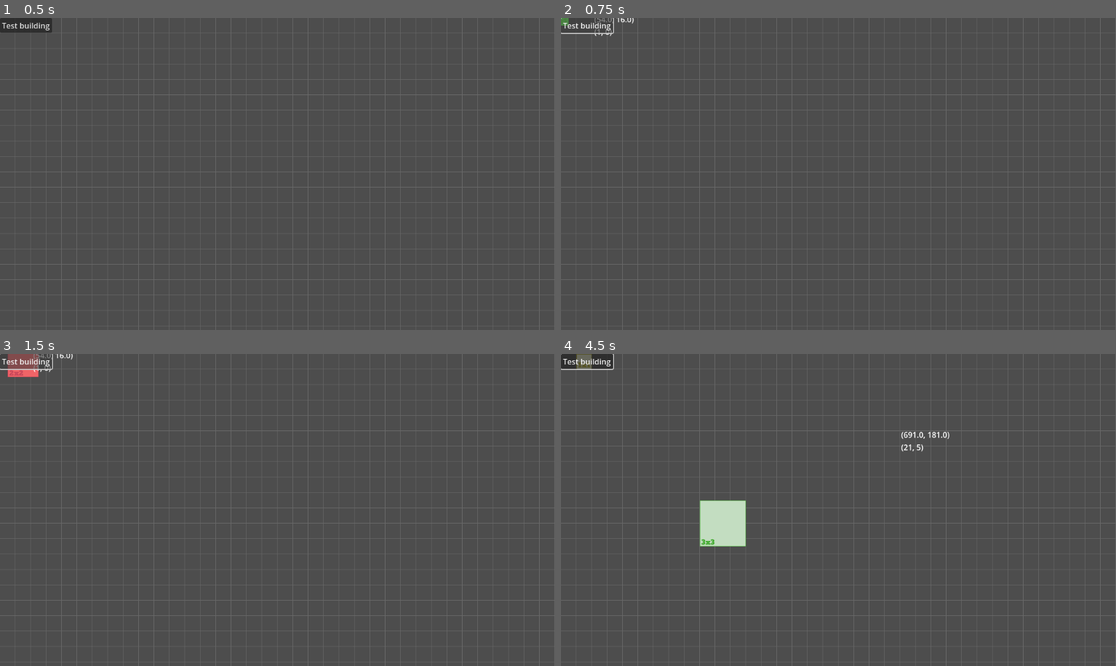
Above: before the commit, frames 1-4 (two rows, left to right).
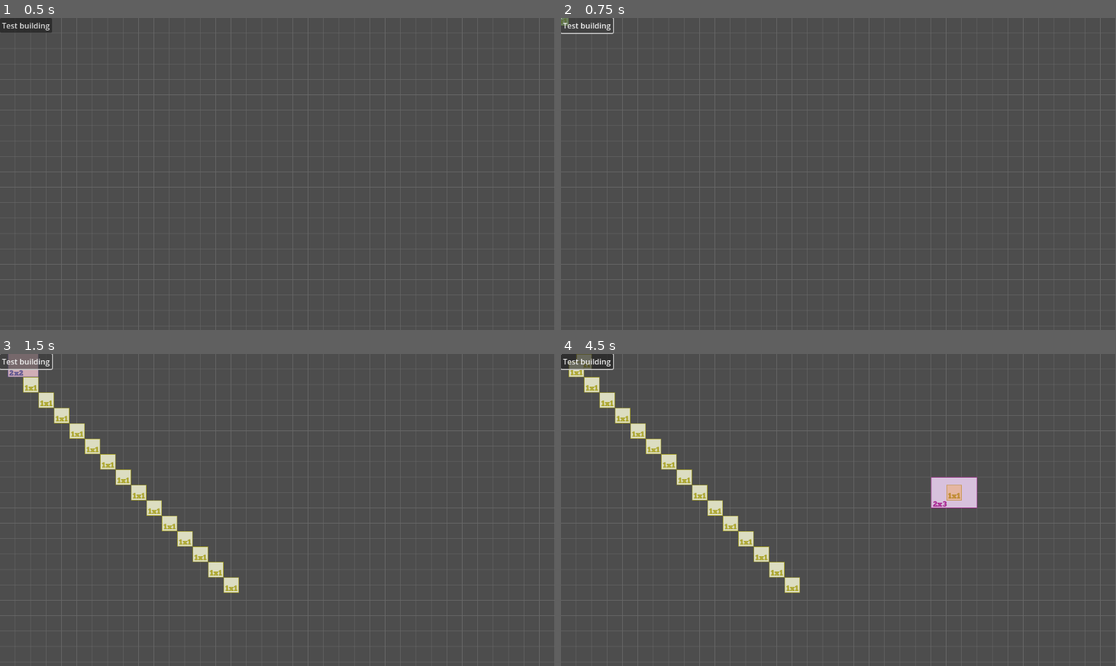
Above: after the commit, the same moments.

Repository: lacedon/western-town-sim
Game: Godot game, scene res://src/screens/game/game.tscn
Same seed, same stepped clock (60 frames per second), same inputs: the game is played once before the commit and once after it.
Inputs (mouse positions are in pixels of both pictures, inside the frame that each line leads up to):
- Up to frame 1 (0.5 s): no input
- Up to frame 2 (0.75 s): click "Test building" at 0.5 s
- Up to frame 3 (1.5 s): click "Test building" at 1.25 s
- Up to frame 4 (4.5 s): click "Test building" at 2 s; tap Enter at 2.75, 4.25 s; move the mouse to (960, 494) at 2.77 s; click (960, 494) at 2.92 s; tap Space at 3.5 s; move the mouse to (727, 525) at 3.52 s; click (727, 525) at 3.67 s; move the mouse to (894, 441) at 4.27 s; click (894, 441) at 4.42 s

Frame 1 is identical in both runs. In frame 2, less than 0.1% of the frame differs, in the area x 0-14%, y 0-6%; in frame 3, 2.4%; in frame 4, 3.9%, in the area x 1-75%, y 2-77%.

Commit message:
Add base version of chaining buildings

Diff:
--- a/src/components/builder/builder.gd
+++ b/src/components/builder/builder.gd
@@ -11,62 +11,96 @@
 @export var buildingContainer: Node
 
 @onready var buildingNode: BuildingNode = $Building
-@onready var debugLabel: Label = $Label
 
 var _isBuildingStarted: bool = false
+var _isPlacingStarted: bool = false
+var _placingStartCoordinates: Vector2 = Vector2.ZERO
 
 var _buildingIndex: int = 0
 var _buildings: Array[RBuilding] = [
-  RBuilding.new("Test-1x1", Vector2(1, 1), testBuildingTexture11),
+  RBuilding.new("Test-1x1", Vector2(1, 1), testBuildingTexture11, RBuilding.BuildingMode.chaining),
   RBuilding.new("Test-2x2", Vector2(2, 2), testBuildingTexture22),
   RBuilding.new("Test-2x3", Vector2(3, 2), testBuildingTexture23),
   RBuilding.new("Test-3x3", Vector2(3, 3), testBuildingTexture33),
 ]
 
 func _ready() -> void:
-  EventEmitter.addListener(eventConstants.START_BUILDING, toggleBuilding)
+  EventEmitter.addListener(eventConstants.START_BUILDING, startPlacingBuilding)
   buildingNode.connect(buildingNode.areaEnteredExited.get_name(), _updateBuildingColoring)
 
 func _exit_tree() -> void:
-  EventEmitter.removeListener(eventConstants.START_BUILDING, toggleBuilding)
+  EventEmitter.removeListener(eventConstants.START_BUILDING, startPlacingBuilding)
   buildingNode.disconnect(buildingNode.areaEnteredExited.get_name(), _updateBuildingColoring)
 
 func _input(event: InputEvent) -> void:
+  if !_isBuildingStarted: return
+
   if event is InputEventMouseMotion:
-    if _isBuildingStarted:
-      buildingNode.position = Vector2(
-        (floor(event.position.x / GameConfig.tileSize.x) + (0.5 if isOdd.isOdd(buildingNode.building.size.x) else 0.)) * GameConfig.tileSize.x,
-        (floor(event.position.y / GameConfig.tileSize.y) + (0.5 if isOdd.isOdd(buildingNode.building.size.y) else 0.)) * GameConfig.tileSize.y,
-      )
+    buildingNode.position = Vector2(_parseCoordinate(event.position, 0), _parseCoordinate(event.position, 1))
+  elif event is InputEventMouseButton:
+    # Start placing building
+    if event.is_pressed() && buildingNode.canBePlaced():
+      _isPlacingStarted = true
+      _placingStartCoordinates = event.position
+      # Place the first building in the chain
+      if buildingNode.building.buildingMode == RBuilding.BuildingMode.chaining:
+        placeBuilding()
+    # Mouse key is released
+    elif event.is_released():
+      # Place building and stop placing
+      if event.button_index == MOUSE_BUTTON_LEFT:
+        # Place chain of buildings
+        # TODO: Fix it. Should make a line of the buildings
+        if buildingNode.building.buildingMode == RBuilding.BuildingMode.chaining:
+          var targetX: float = _parseCoordinate(event.position, 0, false)
+          var targetY: float = _parseCoordinate(event.position, 0, false)
+          var minStepCount: int = floor(min(abs(_placingStartCoordinates.x - targetX), abs(_placingStartCoordinates.y - targetY)))
+          prints('minStepCount', minStepCount)
+          for stepIndex in range(minStepCount):
+            var placedBuilding = placeBuilding()
+            placedBuilding.position = Vector2(
+              (targetX + stepIndex) * GameConfig.tileSize.x,
+              (targetY + stepIndex) * GameConfig.tileSize.y
+            )
 
-    debugLabel.text = str(event.position) + '\n' + str(Vector2i(
-      (floor(event.position.x / GameConfig.tileSize.x)),
-      (floor(event.position.y / GameConfig.tileSize.y)),
-    ))
-    debugLabel.position = event.position + Vector2(15, -25)
-  elif event is InputEventMouseButton && event.is_pressed():
-    if _isBuildingStarted && buildingNode.canBePlaced():
-      placeBuilding()
-      toggleBuilding()
+        elif buildingNode.canBePlaced():
+          placeBuilding()
+
+        stopPlacingBuilding()
+      # Cancel placing
+      # TODO: Remove all buildings that were placed within chained placing
+      elif event.button_index == MOUSE_BUTTON_RIGHT:
+        stopPlacingBuilding()
+
+func _parseCoordinate(eventPosition: Vector2, coordinateIndex: int, shouldReturnPixels = true) -> int:
+  var tileSize: int = GameConfig.tileSize[coordinateIndex]
+  var buildingSize: int = buildingNode.building.size[coordinateIndex]
+  var tileCoordinate: float = (
+    floor(eventPosition[coordinateIndex] / tileSize) +
+    (0.5 if isOdd.isOdd(buildingSize) else 0.)
+  )
+  return tileCoordinate * tileSize if shouldReturnPixels else tileCoordinate
 
 func _updateBuildingColoring() -> void:
   buildingNode.updateColoring()
 
-func toggleBuilding() -> void:
-  if _isBuildingStarted:
-    _isBuildingStarted = false
-    buildingNode.setBuilding(null)
-    buildingNode.hide()
-    _buildingIndex = (_buildingIndex + 1) % _buildings.size()
-  else:
+func startPlacingBuilding() -> void:
     _isBuildingStarted = true
 
     var building: RBuilding = _buildings[_buildingIndex]
     buildingNode.setBuilding(building)
     buildingNode.show()
 
-func placeBuilding() -> void:
+func stopPlacingBuilding() -> void:
+  _isBuildingStarted = false
+  _isPlacingStarted = false
+  buildingNode.setBuilding(null)
+  buildingNode.hide()
+  _buildingIndex = (_buildingIndex + 1) % _buildings.size()
+
+func placeBuilding() -> BuildingNode:
   # TODO: Rewrite to use entity-pool
   var building: BuildingNode = BuildingNode.clone(buildingNode)
   building.mode = BuildingNode.BuildingMode.placed
   buildingContainer.add_child(building)
+  return building
--- a/src/components/builder/builder.tscn
+++ b/src/components/builder/builder.tscn
@@ -9,5 +9,6 @@
 [node name="Building" parent="." instance=ExtResource("1_nlb10")]
 
 [node name="Label" type="Label" parent="."]
+visible = false
 offset_right = 40.0
 offset_bottom = 23.0
--- a/src/components/building/building.gd
+++ b/src/components/building/building.gd
@@ -12,8 +12,8 @@
 }
 
 const ModeColors = {
-  planingSuccess = Color(.25, 1, .25, .75),
-  planingError = Color(1, .25, .25, .75),
+  planingSuccess = Color(.25, 1, .25, .25),
+  planingError = Color(1, .25, .25, .25),
   normal = Color(1, 1, 1, 0),
 }
 
--- a/src/resource-definition/building.gd
+++ b/src/resource-definition/building.gd
@@ -2,17 +2,26 @@
 
 class_name RBuilding
 
+enum BuildingMode {
+  normal,
+  chaining,
+  rect,
+}
+
 func _init(
   _name: String,
   _size: Vector2i,
-  _texture: Texture2D
+  _texture: Texture2D,
+  _buildingMode: BuildingMode = BuildingMode.normal
 ):
   name = _name
   size = _size
   texture = _texture
+  buildingMode = _buildingMode
 
 @export var name: String = ":: Build ::"
 @export var size: Vector2i = Vector2i.ONE
+@export var buildingMode: BuildingMode = BuildingMode.normal
 @export var texture: Texture2D
 
 func clone() -> RBuilding:
@@ -20,4 +29,5 @@
     self.name,
     self.size,
     self.texture.duplicate(),
+    self.buildingMode
   )
